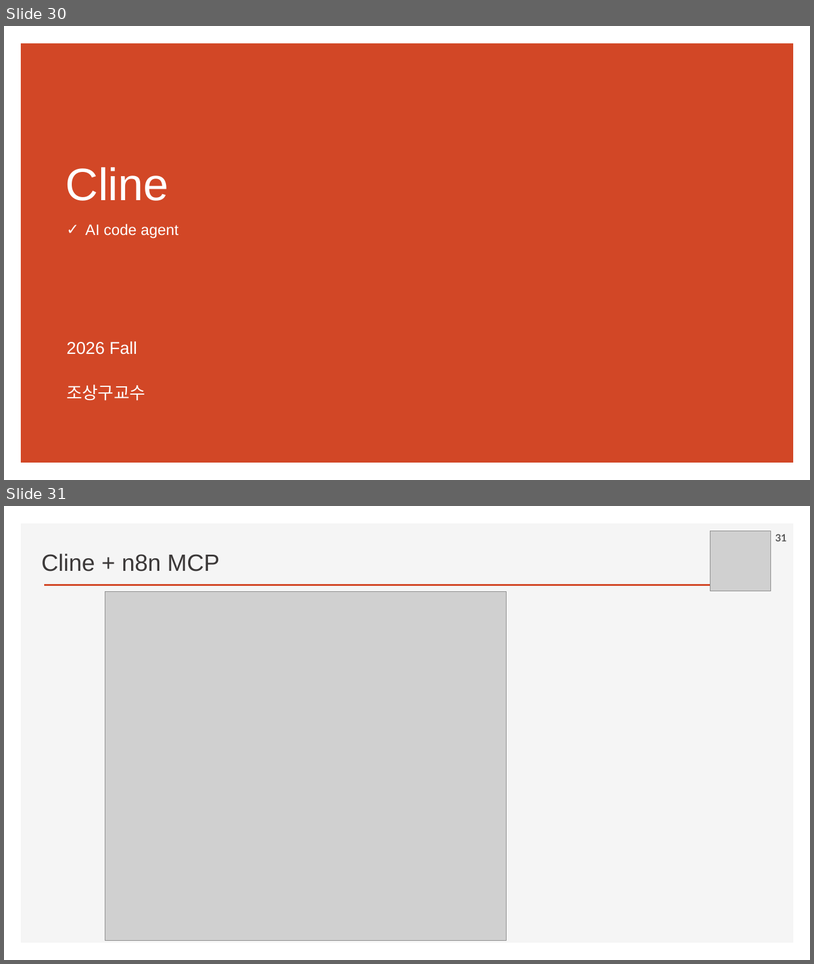
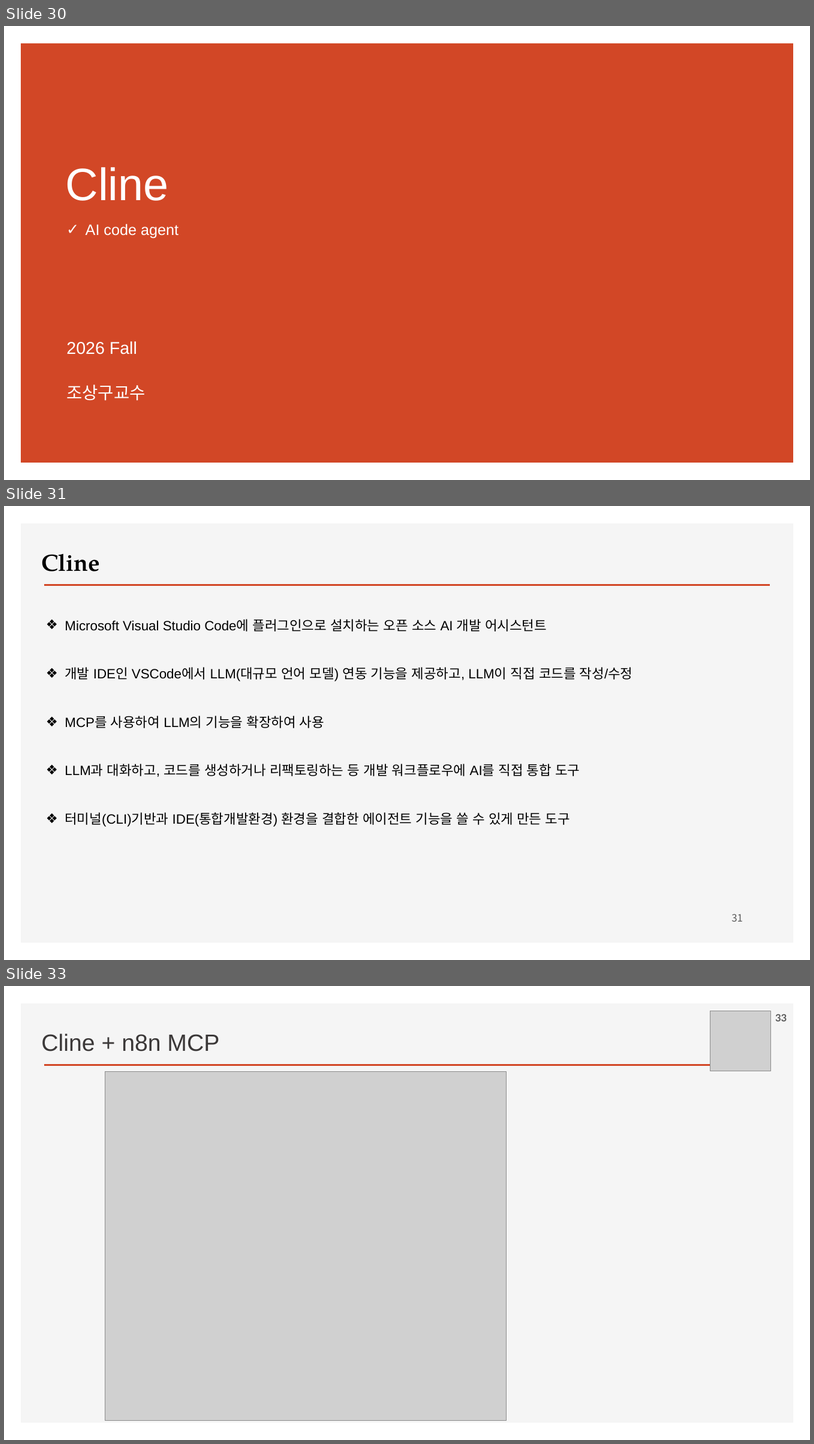
Before and after one commit to ancestor9/2026_Fall_AI-Workflow, a slide deck: PPTs/02_workflow orchestration framework.pptx. Shown one above the other, each under a label of ours: slides 30 and 31 before the commit, slides 30, 31 and 33 after it; the slides between them are not shown. The pictures are 814x964 and 814x1444 pixels, drawn with LibreOffice and Linux fonts; fonts in the diff are those of the drawing; grey boxes stand for pictures; background and template pictures are left out. Boxes give left, top, right and bottom in pixels: in the first picture for what was removed or moved away, otherwise in the second. Text is boxed around its words. In the diff, an @@ line names an element or a change of style, - is before the commit and + after.

```diff
--- a/PPTs/02_workflow orchestration framework.pptx
+++ b/PPTs/02_workflow orchestration framework.pptx
@@ slide 31 added at (4, 506, 810, 960), background #FFFFFF; not listed: 2 template elements that a slide beside it also shows @@
@@ text added at (41, 553, 100, 571), 28 pt, text #000000, bold @@
+Cline
@@ text added at (65, 619, 633, 826), 16 pt, text #000000 @@
+❖ Microsoft Visual Studio Code에 플러그인으로 설치하는 오픈 소스 AI 개발 어시스턴트
+❖ 개발 IDE인 VSCode에서 LLM(대규모 언어 모델) 연동 기능을 제공하고, LLM이 직접 코드를 작성/수정
+❖ MCP를 사용하여 LLM의 기능을 확장하여 사용
+❖ LLM과 대화하고, 코드를 생성하거나 리팩토링하는 등 개발 워크플로우에 AI를 직접 통합 도구
+❖ 터미널(CLI)기반과 IDE(통합개발환경) 환경을 결합한 에이전트 기능을 쓸 수 있게 만든 도구
@@ page number added at (732, 913, 743, 921), 12 pt, text #595959 @@
+31
@@ what was slide 31 is now slide 33 @@
@@ page number at (776, 1014, 787, 1021): text changed @@
-31
+33
```
Also in this commit, not shown: 1 other slide added.
